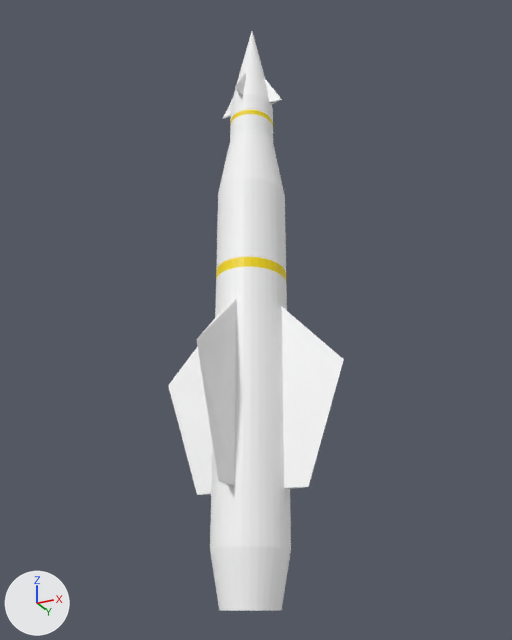
A saved change to the Blender file Assets/AGM-12C/AGM-12C.blend.
The view is the same before and after, from a 50 mm camera at (1.908, -3.739, -2.05) aimed at (-0.025, 0.127, -0.311). The lights are fixed; the arrows at lower left show +X, +Y and +Z.
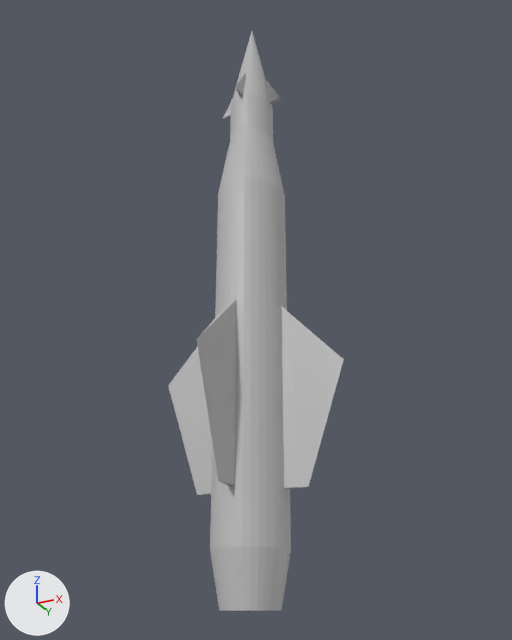
Commit message: AGM-12C Finished

The change, as a diff of the scene's bpy script:
```diff
--- a/Assets/AGM-12C/AGM-12C.blend.py
+++ b/Assets/AGM-12C/AGM-12C.blend.py
@@ mat_material_001 @@
 mat_material_001 = principled_material('Material.001')
-mat_material_001.texture = img_agm_12c_texture_fin_png
+mat_material_001.base_color = (0.5, 0.5, 0.5)  # grey #bcbcbc
@@ me_cylinder @@
 # used by ob_cylinder; location = (0.0, 0.0, 0.0); scale = (0.224, 0.247, 0.224)
-me_cylinder.from_pydata(...)  # 333 vertices, 345 faces; spans x -2.7..2.7, y -2.7..2.7, z -9.3..9.1
+me_cylinder.from_pydata(...)  # 518 vertices, 530 faces; spans x -2.7..2.7, y -2.7..2.7, z -9.3..9.1
+# me_cylinder part 1
+# 8 faces are deleted
+# 169 vertices are added at x -0.6..1.1, y -0.5..2.7, z -9.2..5.7
+# 16 new vertices lie (0.0, 0.0, -1.6) away from vertices in x -0.6..0.6, y -0.5..0.6, z -7.6
+# 193 new faces join them
 me_cylinder.materials.append(mat_material_001)
```

Where the change shows, as pixel boxes (x1, y1, x2, y2) in the pictures (512 x 640 px):
'Cylinder', surface changed (white to grey)
    both: (168, 31, 344, 611)
part 1 of me_cylinder, built on
    before: (225, 89, 280, 118)
    after: (225, 88, 280, 118)
